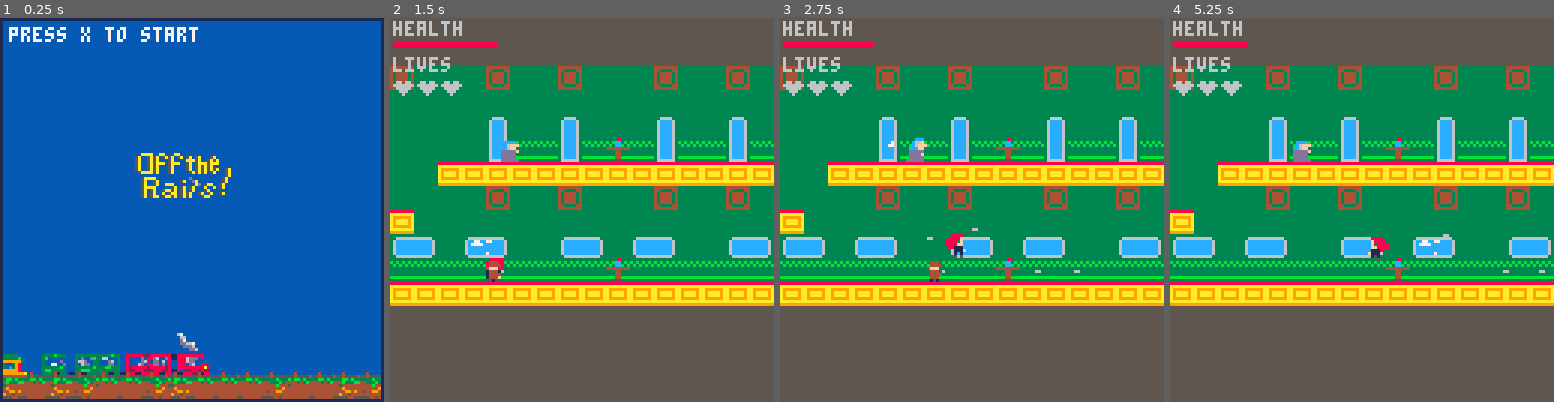
Above: before the commit, frames 1-4 (left to right).
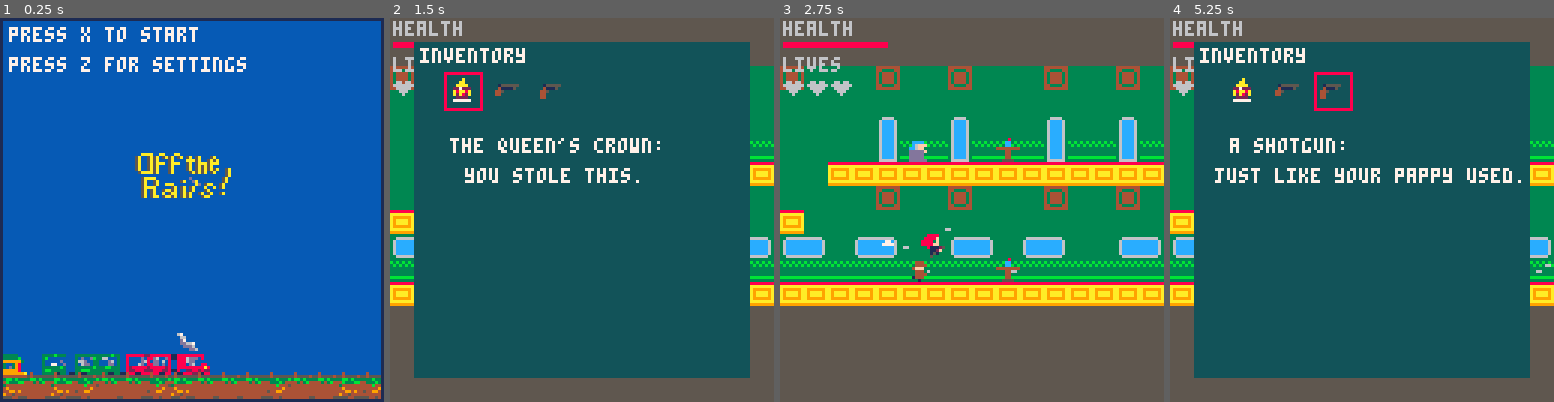
Above: after the commit, the same moments.

Repository: hggorel/Off-The-Rails
Game: PICO-8 cartridge offtherails.p8
Same seed, same stepped clock (60 frames per second), same inputs: the game is played once before the commit and once after it.
Inputs:
- Up to frame 1 (0.25 s): no input
- Up to frame 2 (1.5 s): tap X (X key) at 0.33, 1.07 s; tap O (Z key) at 0.7 s
- Up to frame 3 (2.75 s): hold Right 1.6-2.1 s; tap O (Z key) at 1.7, 2.1, 2.5 s; tap X (X key) at 1.85 s; hold Up 2.15-2.42 s; hold Right from 2.47 s (still down)
- Up to frame 4 (5.25 s): tap O (Z key) every 0.4 s from 2.9 to 4.9 s; tap X (X key) at 2.97, 4.08, 5.2 s; release Right at 3.03 s; hold Left 3.08-3.58 s; hold Down 3.63-3.97 s; hold Right 4.02-4.68 s; hold Up 4.73-5.03 s; hold Left from 5.08 s (still down)

The runs differ from the first frame. In frame 1, 1.0% of the frame differs, in the area x 2-65%, y 10-15%; in frame 2, 77%; in frame 3, 1.0%; in frame 4, 77%, in the area x 6-100%, y 6-94%.

Commit message:
Update offtherails.p8
fixes should be implemented! only issue still remaining is that I accidentally got rid of the sideways door when I imported my new sprite sheet (and I don't remember what it looks like--so that needs to be added back (but the code for it is still there)

Diff:
--- a/offtherails.p8
+++ b/offtherails.p8
@@ -1,5 +1,5 @@
 pico-8 cartridge // http://www.pico-8.com
-version 33
+version 32
 __lua__
 --basic set up sections
 --in the game
@@ -7,9 +7,10 @@
 
 function _init()
 	mode = 0 --for title call
-	if btn(4) then
-		mode = 1
-	end
+	if mode == 0 then
+		titleupdate()
+	end
+
 	--flags (global)
 	--flag 0 = floor/coundary wall
 	--flag 1 = interactable/door?
@@ -386,7 +387,7 @@
 
 	--we dont use 5 yet i think?
 	--so this is for title to game
-	if btnp(5) and mode == 0 then
+	if btnp(❎) and mode == 0 then
 		mode = 1
 	end
 
@@ -495,7 +496,7 @@
 	end
 end
 
---x only used this way
+--x for pause
 function gameupdate()
 	if(btnp(❎) ) then
 		mode = 2 --pause screen
@@ -569,7 +570,7 @@
 	elseif mode == 1 then
 		gamedraw()
 	else
-		pausedraw() --mode only if 1
+		pausedraw()
 	end
 end
 
@@ -656,8 +657,9 @@
 	color(1)
 	rect(0, 0, 127, 127)
 		print("press x to start",3,3,7)
+		print("press z for settings",3,13,7)
 		spr(107,45,45,4,2)
-	if btn(🅾️) then
+	if btn(🅾️) then --🅾️ is z
 		settings = true
 	end
 	if settings then
@@ -690,8 +692,8 @@
 		rectfill(8, 8, 119, 119)
 		print("inventory",10,10,7)
 		spr(11,20,20) --queens crown
-		spr(57,35,20) --gun
-		spr(58,50,20) --shotgun
+		spr(100,35,20) --gun
+		spr(101,50,20) --shotgun
 		rect(sel.x,sel.y,sel.x+12,sel.y+12,8)
 		if sel.place == 0 then
 			print("the queen's crown:", 20,40,7)
@@ -736,6 +739,7 @@
 --settings
 function setting()
 	cls()
+	--this first thing is unimplemented ♥
 	print("press ⬆️ for colorblind settings",0,20,7)
 	--pass some value to gamedraw
 	--this will be implemented later
@@ -805,20 +809,16 @@
 end
 end
 
--->8
---update calls for future integration
-
-function gameupdate()
-	if(btnp(⬆️) and btnp(⬇️)) then
-		mode = 2 --pause screen
-	end
-end
-
-function pauseupdate()
-	if(btnp(⬆️) and btnp(⬇️)) then
-		mode = 1
-	end
-end
+…(10 lines of a section not shown)…
 
 
 
@@ -910,17 +910,17 @@
 0000000000000000000000000000000000000000000000000000000000000000010000000000000000000000020200000200000000000000000000010202000000000000000000000000000000000000000000000000000000000000000000000000000000000000000000000000000000000000000000000000000000000000
 0000000000000000000000000000000000000000000000000000000000000000000000000000000000000000000000000000000000000000000000000000000000000000000000000000000000000000000000000000000000000000000000000000000000000000000000000000000000000000000000000000000000000000
 __map__
-2b3232322b32322b3232322b32322b3232322b32322b3232322b2b323232322b000000000000000000000000000000000000000000000000000000000000000000000000000000000000000000000000000000000000000000000000000000000000000000000000000000000000000000000000000000000000000000000000
-323232323232323232323232323232323232323232323232323232323232322b000000000000000000000000000000000000000000000000000000000000000000000000000000000000000000000000000000000000000000000000000000000000000000000000000000000000000000000000000000000000000000000000
-323232322e32322e3232322e32322e3232322e32322e3232322e2e32322e322b000000000000000000000000000000000000000000000000000000000000000000000000000000000000000000000000000000000000000000000000000000000000000000000000000000000000000000000000000000000000000000000000
-323232323e31313e3131313e31313e3131313e31313e3131313e3e31393e312b000000000000000000000000000000000000000000000000000000000000000000000000000000000000000000000000000000000000000000000000000000000000000000000000000000000000000000000000000000000000000000000000
-323220202020202020202020202020202020202020202020202020202020202b000000000000000000000000000000000000000000000000000000000000000000000000000000000000000000000000000000000000000000000000000000000000000000000000000000000000000000000000000000000000000000000000
-323232322b32322b3232322b32322b3232322b32322b3220322b2b3232322b2b000000000000000000000000000000000000000000000000000000000000000000000000000000000000000000000000000000000000000000000000000000000000000000000000000000000000000000000000000000000000000000000000
-203232323232323232323232323232323232323232323220323232323232322b000000000000000000000000000000000000000000000000000000000000000000000000000000000000000000000000000000000000000000000000000000000000000000000000000000000000000000000000000000000000000000000000
-21223221223232212232212232322122322122323221223b322122323221222b000000000000000000000000000000000000000000000000000000000000000000000000000000000000000000000000000000000000000000000000000000000000000000000000000000000000000000000000000000000000000000000000
-31313131313131313131313131313131313131313131313b322c2c323131312b000000000000000000000000000000000000000000000000000000000000000000000000000000000000000000000000000000000000000000000000000000000000000000000000000000000000000000000000000000000000000000000000
-202020202020202020202020202020202020202020202020313c3c3120202020000000000000000000000000000000000000000000000000000000000000000000000000000000000000000000000000000000000000000000000000000000000000000000000000000000000000000000000000000000000000000000000000
-0000000000000000000000000000000000000000000000202020202020000000000000000000000000000000000000000000000000000000000000000000000000000000000000000000000000000000000000000000000000000000000000000000000000000000000000000000000000000000000000000000000000000000
+2b3232322b32322b3232322b32322b3232322b32322b3232322b2b323232322b000000009584848493858686879384848485868784848493848484849384848495000000000000000000000000000000000000000000000000000000000000000000000000000000000000000000000000000000000000000000000000000000
+323232323232323232323232323232323232323232323232323232323232322b000000009584848493979797979384848484848484848493848484849384848495000000000000000000000000000000000000000000000000000000000000000000000000000000000000000000000000000000000000000000000000000000
+323232322e32322e3232322e32322e3232322e32322e3232322e2e32322e322b000000009584828493848484849384858784848485878493848484849384828495000000000000000000000000000000000000000000000000000000000000000000000000000000000000000000000000000000000000000000000000000000
+323232323e31313e3131313e31313e3131313e31313e3131313e3e31393e312b00000000958484849384848484938484848484848484849384a2a2849384848495000000000000000000000000000000000000000000000000000000000000000000000000000000000000000000000000000000000000000000000000000000
+323220202020202020202020202020202020202020202020202020202020202b00000000959292928384848484839292929292929292929284b2b2849292929295000000000000000000000000000000000000000000000000000000000000000000000000000000000000000000000000000000000000000000000000000000
+323232322b32322b3232322b32322b3232322b32322b3220322b2b3232322b2b000000009584848493848484849384848484848484848483929292928384848495000000000000000000000000000000000000000000000000000000000000000000000000000000000000000000000000000000000000000000000000000000
+203232323232323232323232323232323232323232323220323232323232322b000000009584848493848484849384848484848484848493848484849384848495000000000000000000000000000000000000000000000000000000000000000000000000000000000000000000000000000000000000000000000000000000
+21223221223232212232212232322122322122323221223b322122323221222b000000009585868793858686879384858784848485878493848484849385868795000000000000000000000000000000000000000000000000000000000000000000000000000000000000000000000000000000000000000000000000000000
+31313131313131313131313131313131313131313131313b322c2c323131312b00000000958488849384848484938484848484848484849384a2a2849384848495000000000000000000000000000000000000000000000000000000000000000000000000000000000000000000000000000000000000000000000000000000
+202020202020202020202020202020202020202020202020313c3c312020202000000000969494949484848484949494949494949494949484b2b2849494949696000000000000000000000000000000000000000000000000000000000000000000000000000000000000000000000000000000000000000000000000000000
+00000000000000000000000000000000000000000000002020202020200000000000000000000000969494949496a1000000000000000096949494949600000000000000000000000000000000000000000000000000000000000000000000000000000000000000000000000000000000000000000000000000000000000000
 0000000000000000000000000000000000000000000000000000000000000000000000000000000000000000000000000000000000000000000000000000000000000000000000000000000000000000000000000000000000000000000000000000000000000000000000000000000000000000000000000000000000000000
 0000000000000000000000000000000000000000000000000000000000000000000000000000000000000000000000000000000000000000000000000000000000000000000000000000000000000000000000000000000000000000000000000000000000000000000000000000000000000000000000000000000000000000
 0000000000000000000000000000000000000000000000000000000000000000000000000000000000000000000000000000000000000000000000000000000000000000000000000000000000000000000000000000000000000000000000000000000000000000000000000000000000000000000000000000000000000000
Not shown, changed: 50 lines of the sprite sheet (__gfx__) section of offtherails.p8
